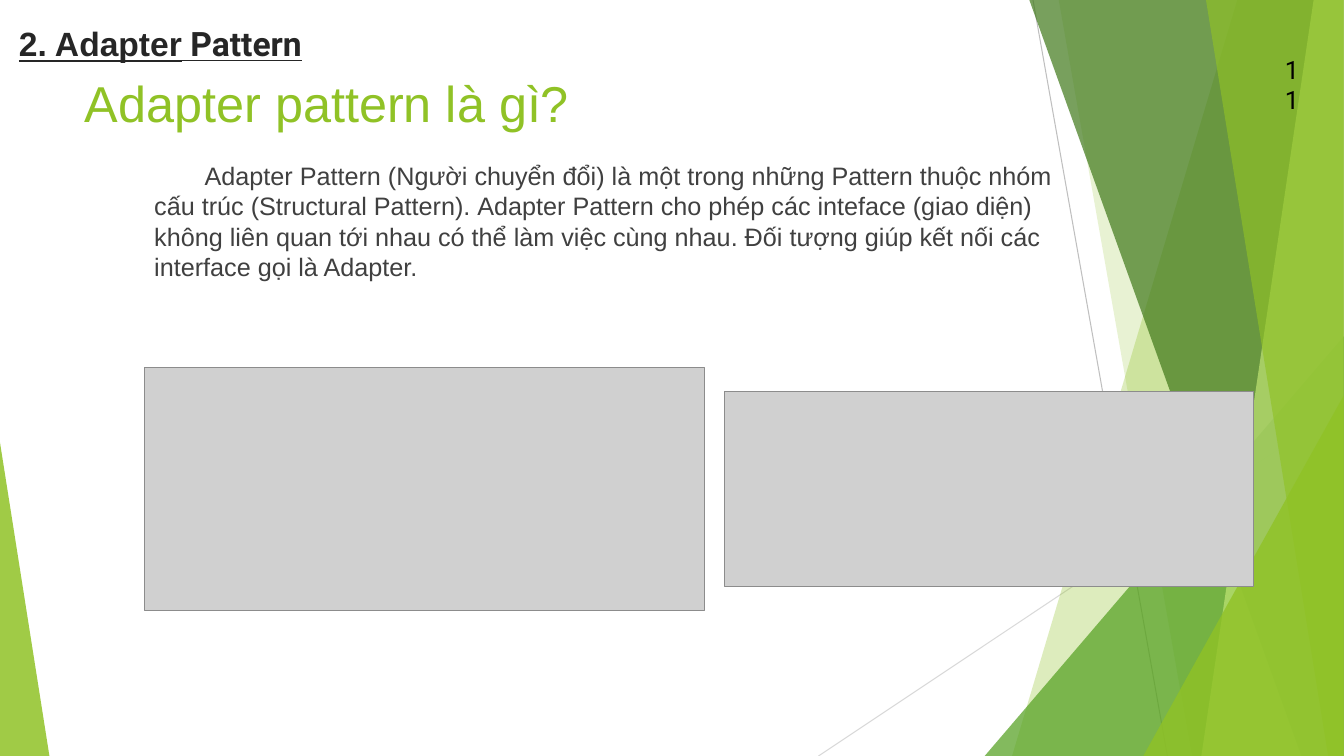
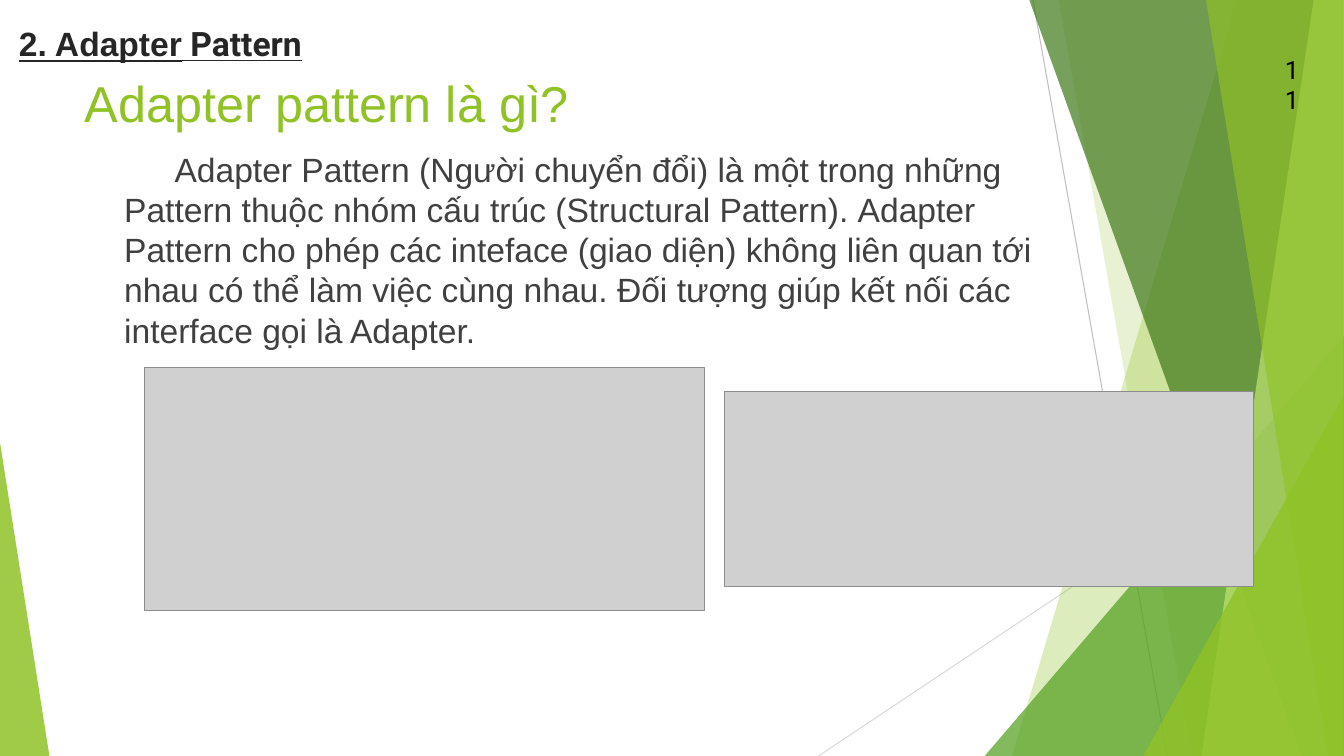
Before and after one commit to baobao98/DemoOOAD, a slide deck: slide 14 of Docs/Presentation-TKPMHDT-group04.pptx. Drawn at 1344x756 pixels with LibreOffice and Linux fonts; fonts in the diff are those of the drawing; grey boxes stand for pictures. Boxes give left, top, right and bottom in pixels: in the first picture for what was removed or moved away, otherwise in the second. Text is boxed around its words. In the diff, an @@ line names an element or a change of style, - is before the commit and + after.

```diff
--- a/Docs/Presentation-TKPMHDT-group04.pptx
+++ b/Docs/Presentation-TKPMHDT-group04.pptx
@@ text "Adapter Pattern (Người chuyển đổi) ...": place and size @@
-text "Adapter Pattern (Người chuyển đổi) ..." at <box>154,165,1051,282</box>
+text "Adapter Pattern (Người chuyển đổi) ..." at <box>124,155,1031,350</box>
@@ text "Adapter Pattern (Người chuyển đổi) ..." at <box>124,155,1031,350</box>: size 18 to 24 pt @@
```
Also in this commit, not shown: 10 other slides changed, 2 other files.
